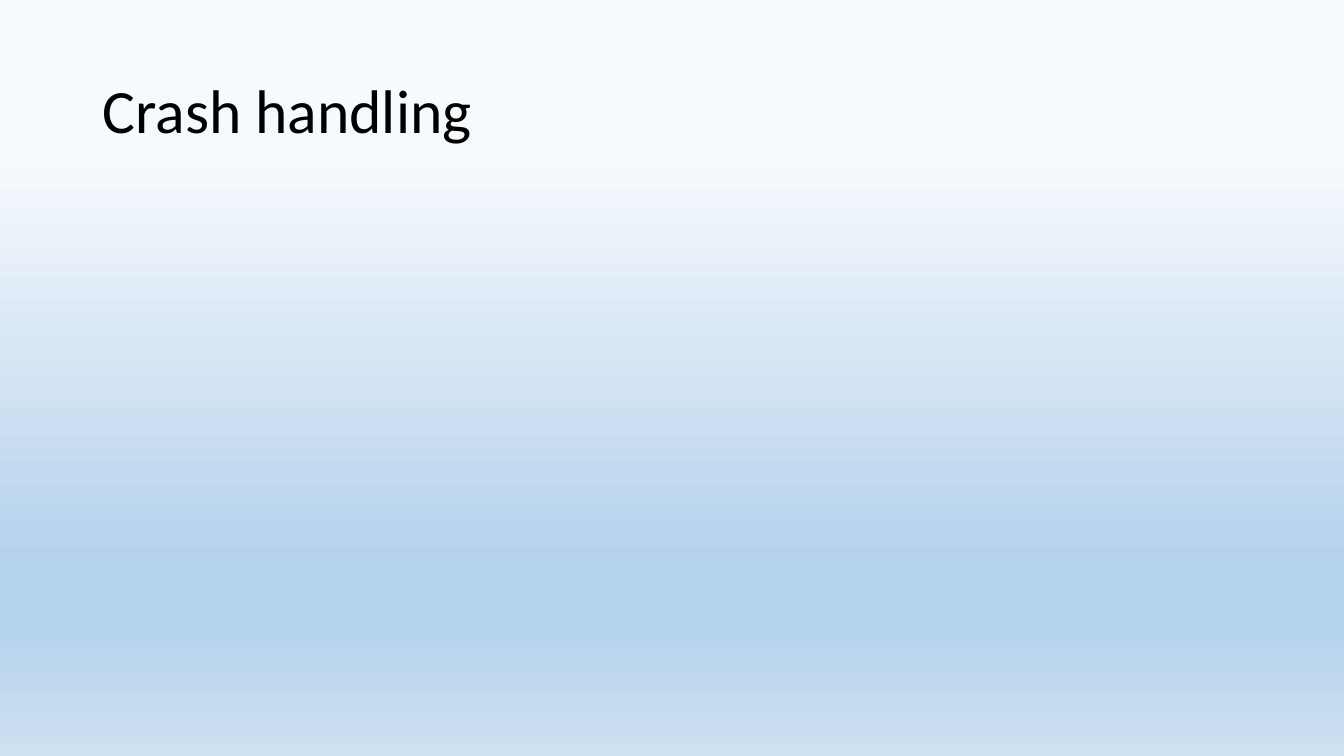
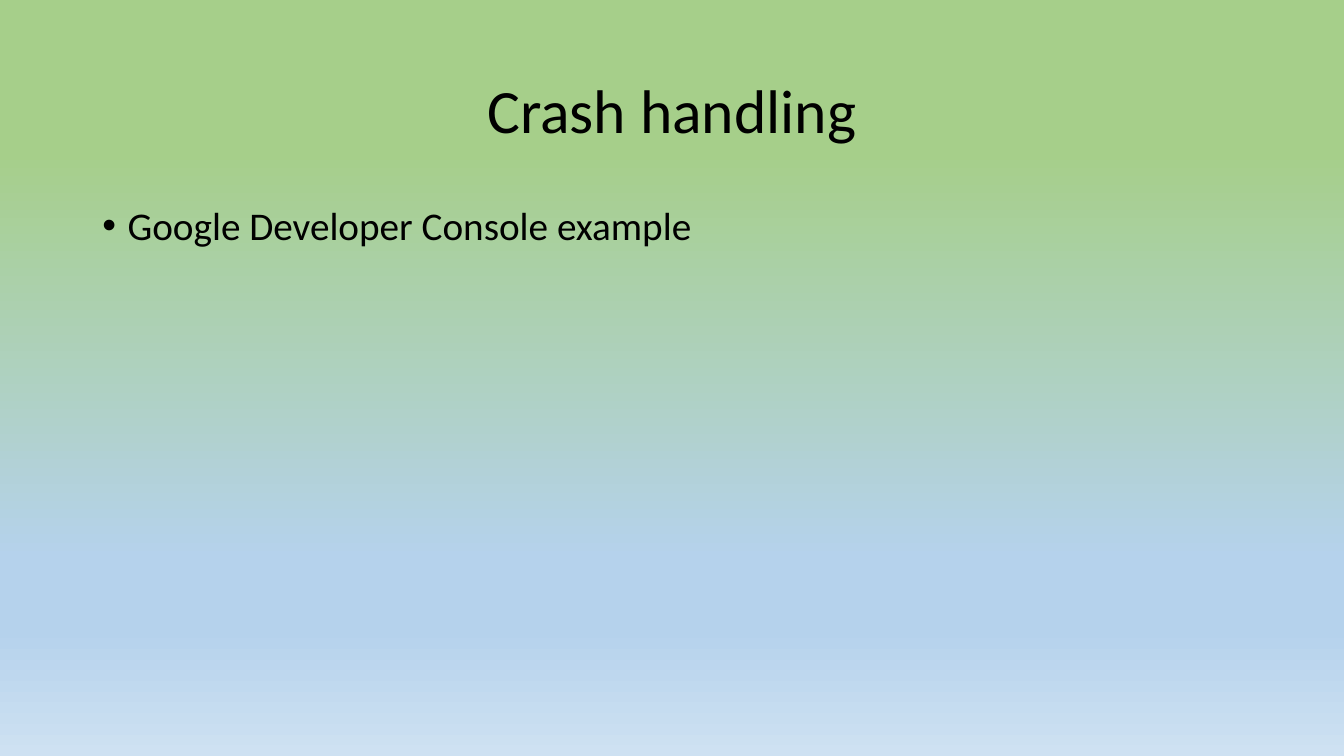
Before and after one commit to 9majka/NDK_presentation, a slide deck: slide 9 of NDK.pptx. Drawn at 1344x756 pixels with LibreOffice and Linux fonts; fonts in the diff are those of the drawing. Boxes give left, top, right and bottom in pixels: in the first picture for what was removed or moved away, otherwise in the second. Text is boxed around its words. In the diff, an @@ line names an element or a change of style, - is before the commit and + after.

```diff
--- a/NDK.pptx
+++ b/NDK.pptx
@@ background gradient #F7FAFD to #B5D2EC to #CEE1F2 to gradient #A6CF8A to #B5D2EC to #CEE1F2 @@
@@ title "Crash handling" at (487, 90, 856, 144): alignment left to centre @@
@@ text added at (128, 212, 691, 247), 28 pt, text #000000 @@
+• Google Developer Console example
```
Also in this commit, not shown: 9 other slides changed, 3 slides added, 2 other files.
